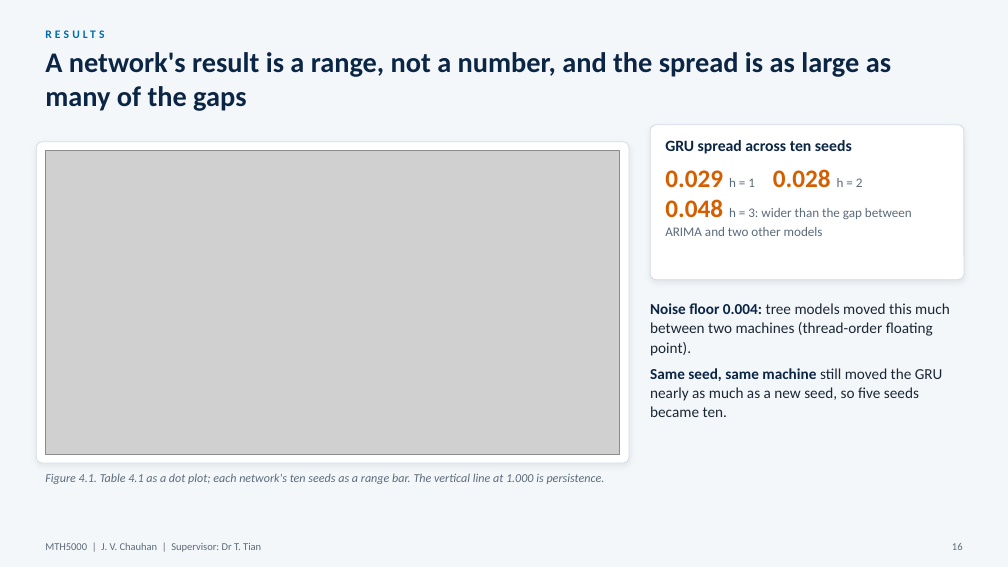
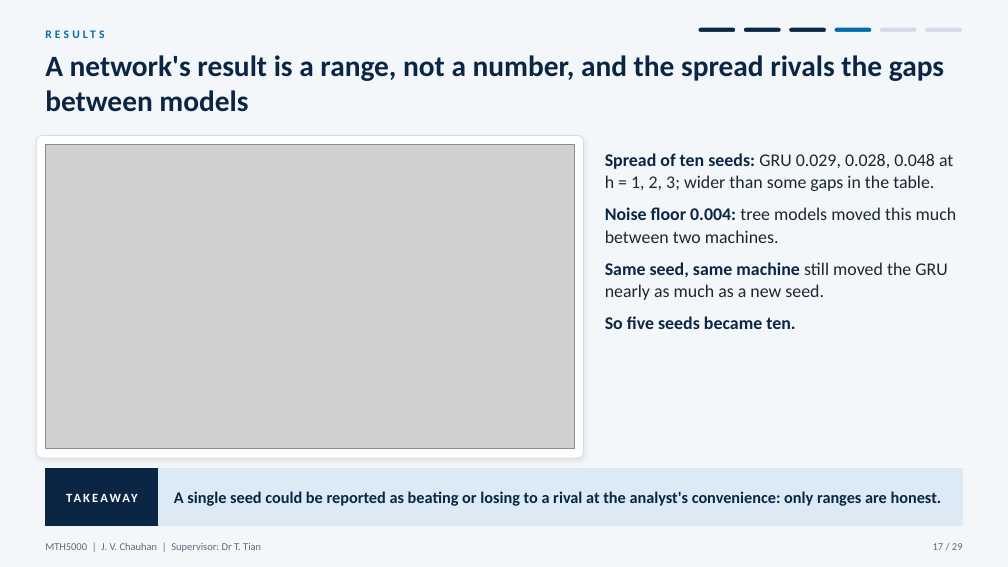
Before and after one commit to JC16092/mth5000-aqi-forecast, a slide deck: slide 17 of presentation_new/MTH5000_oral_presentation.pptx (slide 16 before the commit). Drawn at 1008x567 pixels with LibreOffice and Linux fonts; fonts in the diff are those of the drawing; grey boxes stand for pictures. Boxes give left, top, right and bottom in pixels: in the first picture for what was removed or moved away, otherwise in the second. Text is boxed around its words. In the diff, an @@ line names an element or a change of style, - is before the commit and + after.

```diff
--- a/presentation_new/MTH5000_oral_presentation.pptx
+++ b/presentation_new/MTH5000_oral_presentation.pptx
@@ rounded rectangle added at bbox=[698, 27, 736, 33], fill #0B2545, outline #F4F7FA 1 pt @@
@@ rounded rectangle added at bbox=[743, 27, 781, 33], fill #0B2545, outline #F4F7FA 1 pt @@
@@ rounded rectangle added at bbox=[789, 27, 827, 33], fill #0B2545, outline #F4F7FA 1 pt @@
@@ rounded rectangle added at bbox=[834, 27, 872, 33], fill #006CAB, outline #F4F7FA 1 pt @@
@@ rounded rectangle added at bbox=[879, 27, 917, 33], fill #D3DCE6, outline #F4F7FA 1 pt @@
@@ rounded rectangle added at bbox=[925, 27, 963, 33], fill #D3DCE6, outline #F4F7FA 1 pt @@
@@ text at bbox=[45, 55, 944, 112]: text changed; size 27 to 28 pt @@
-A network's result is a range, not a number, and the spread is as large as many of the gaps
+A network's result is a range, not a number, and the spread rivals the gaps between models
@@ rounded rectangle: place and size @@
-rounded rectangle at bbox=[36, 141, 629, 463]
+rounded rectangle at bbox=[36, 135, 584, 458]
@@ picture: place and size @@
-picture at bbox=[45, 150, 620, 454]
+picture at bbox=[45, 144, 575, 449]
@@ rounded rectangle removed at bbox=[650, 125, 964, 280] @@
@@ text removed at bbox=[665, 140, 852, 154] @@
-GRU spread across ten seeds
@@ text at bbox=[605, 153, 957, 329]: text changed; size 14.5 to 17 pt @@
-• Noise floor 0.004: tree models moved this much between two machines (thread-order floating point).
-• Same seed, same machine still moved the GRU nearly as much as a new seed, so five seeds became ten.
+• Spread of ten seeds: GRU 0.029, 0.028, 0.048 at h = 1, 2, 3; wider than some gaps in the table.
+• Noise floor 0.004: tree models moved this much between two machines.
+• Same seed, same machine still moved the GRU nearly as much as a new seed.
+• So five seeds became ten.
@@ text removed at bbox=[665, 169, 912, 236] @@
-0.029 h = 1 0.028 h = 2
-0.048 h = 3: wider than the gap between ARIMA and two other models
@@ text removed at bbox=[45, 473, 605, 484] @@
-Figure 4.1. Table 4.1 as a dot plot; each network's ten seeds as a range bar. The vertical line at 1.000 is persistence.
@@ rectangle added at bbox=[45, 469, 159, 526], fill #0B2545, outline #0B2545 1 pt @@
@@ text added at bbox=[45, 469, 159, 526], 12 pt, text #FFFFFF, bold @@
+TAKEAWAY
@@ rectangle added at bbox=[159, 469, 963, 526], fill #DCEAF5, outline #DCEAF5 1 pt @@
@@ text added at bbox=[174, 491, 942, 506], 15.5 pt, text #0B2545, bold @@
+A single seed could be reported as beating or losing to a rival at the analyst's convenience: only ranges are honest.
@@ text at bbox=[933, 543, 963, 550]: text changed @@
-16
+17 / 29
```
Also in this commit, not shown: 31 other slides changed, 6 slides added, 1 slide removed, 6 other files.
